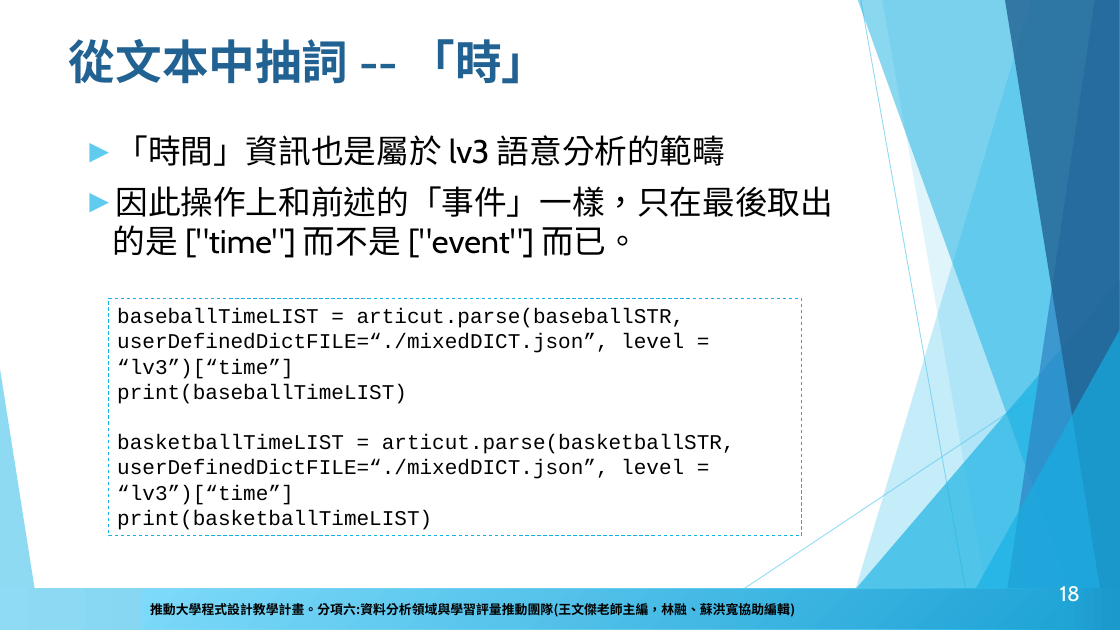
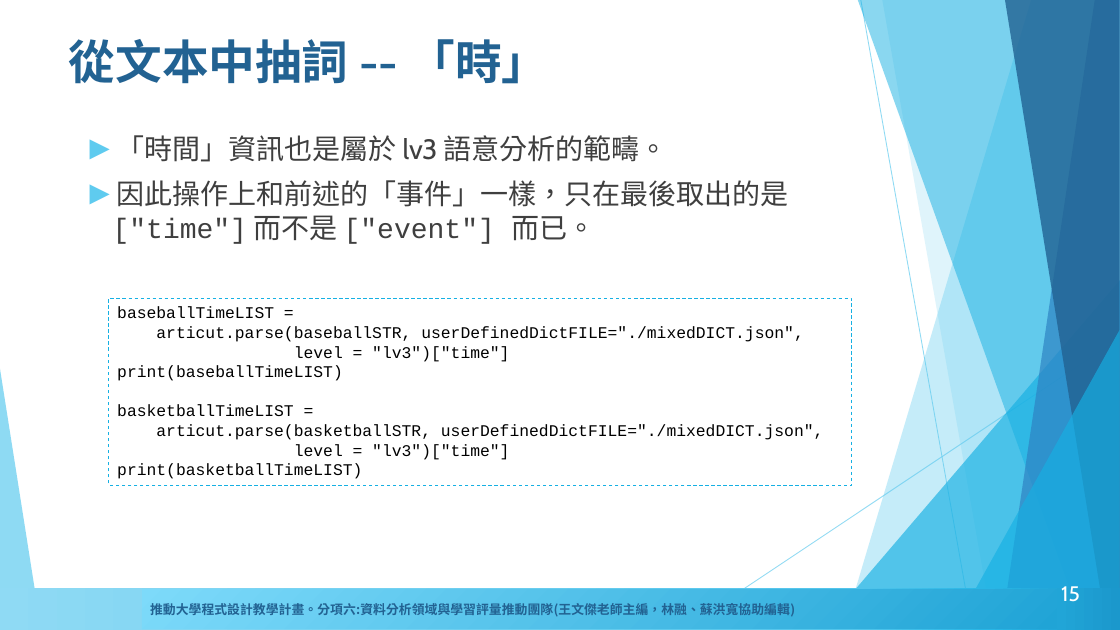
Before and after one commit to howardsukuan/textual-data-analysis-python, a slide deck: slide 15 of week03/文本分析與程式設計Week3.pptx (slide 18 before the commit). Drawn at 1120x630 pixels with LibreOffice and Linux fonts; fonts in the diff are those of the drawing; background and template pictures are left out. Boxes give left, top, right and bottom in pixels: in the first picture for what was removed or moved away, otherwise in the second. Text is boxed around its words. In the diff, an @@ line names an element or a change of style, - is before the commit and + after.

```diff
--- a/week03/文本分析與程式設計Week3.pptx
+++ b/week03/文本分析與程式設計Week3.pptx
@@ text at (116,135,668,162): text changed; size 28 to 24 pt; text colour #000000 to #3F3F3F @@
-► 「時間」資訊也是屬於 lv3 語意分析的範疇
+► 「時間」資訊也是屬於 lv3 語意分析的範疇。
@@ text at (113,180,788,244): size 28 to 24 pt, text colour #000000 to #3F3F3F in "因此操作上和前述的「事件」一樣，只在最後取出的是 ["time"] 而不是 ["event"] 而已。"; font Cabin to Courier New in "["time"] ["event"]" @@
@@ rectangle "baseballTimeLIST =": place and size @@
-rectangle "baseballTimeLIST =" at (109,298,802,536)
+rectangle "baseballTimeLIST =" at (109,298,853,485)
@@ text in rectangle at (117,306,804,362): text changed; size 18 to 14 pt @@
-baseballTimeLIST = articut.parse(baseballSTR, userDefinedDictFILE=“./mixedDICT.json”, level = “lv3”)[“time”]
+baseballTimeLIST =
+articut.parse(baseballSTR, userDefinedDictFILE="./mixedDICT.json",
+level = "lv3")["time"]
@@ text in rectangle at (117,365,362,479): size 18 to 14 pt in "print(baseballTimeLIST)", "print(basketballTimeLIST)" @@
@@ text in rectangle at (117,404,824,460): text changed; size 18 to 14 pt @@
-basketballTimeLIST = articut.parse(basketballSTR, userDefinedDictFILE=“./mixedDICT.json”, level = “lv3”)[“time”]
+basketballTimeLIST =
+articut.parse(basketballSTR, userDefinedDictFILE="./mixedDICT.json",
+level = "lv3")["time"]
@@ rectangle "推動大學程式設計教學計畫。分項六:資料分析領域與學習評量推動團隊(王文傑老師主編，林融、蘇洪寬協助編輯)" at (142,590,1057,629): text colour #000000 to #226292 @@
@@ text added at (144,598,1077,620), 14 pt, text #226292, bold @@
+推動大學程式設計教學計畫。分項六：資料分析領域與學習評量推動團隊（卓騰語言科技王文傑創辦人主編，林融、蘇洪寬協助編輯）
@@ page number at (1061,586,1080,602): text changed @@
-18
+15
```
Also in this commit, not shown: 36 other slides changed, 2 slides added, 4 slides removed, 3 other files.
